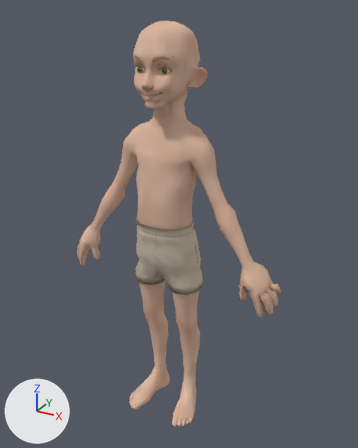
What one commit did to the Blender file tools/blend/boy.blend.
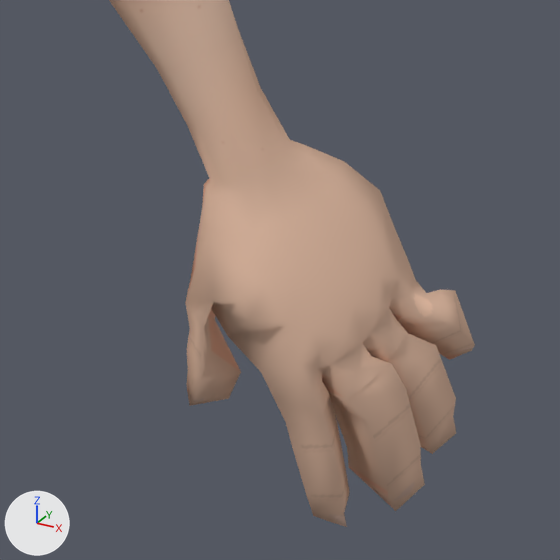
The first picture shows the older version from a 50 mm camera at (0.835, -1.438, 1.543) aimed at (0.031, 0.024, 0.812). The close-ups show the older and then the newer version on the part from 59% to 82% of the width and 54% to 72% of the height of that picture. Only the edits that show in the close-ups are written down. The lights are fixed; the arrows at lower left show +X, +Y and +Z.

The first close-up shows 'boy_body'.
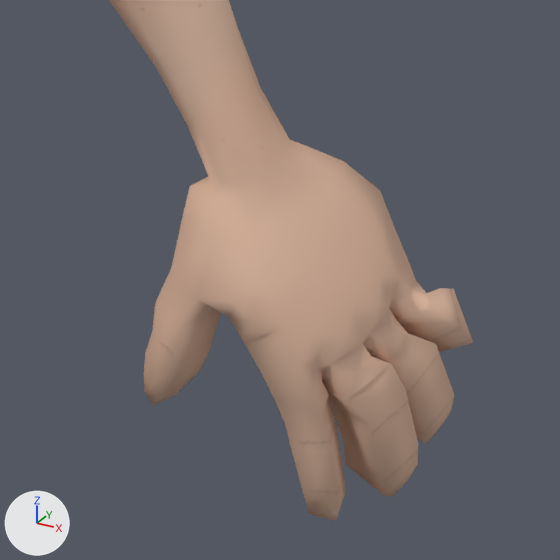
What differs and where, as boxes (x1, y1, x2, y2) in the close-ups (560 x 560 px; the box of a moved part takes in the faces that stretch with it):
```json
{"object": "boy_body", "change": "reshaped", "before": [109, 0, 475, 527], "after": [109, 0, 473, 520]}
{"part": 1, "of": "me_boy_body", "change": "moved or reshaped", "before": [185, 178, 456, 527], "after": [144, 176, 450, 496]}
```

The change, as JSON lines over the scene's bpy script:
```json
{"block": "me_boy_body", "where": "# used by ob_boy_body; location = (0.0, 0.0, 0.0)"}
{"op": "remove", "block": "me_boy_body", "code": "me_boy_body.from_pydata(...)  # 2939 vertices, 3308 faces; spans x -0.43..0.43, y -0.15..0.1, z 0.0..1.5"}
{"op": "add", "block": "me_boy_body", "code": "me_boy_body.from_pydata(...)  # 2619 vertices, 3070 faces; spans x -0.43..0.43, y -0.15..0.1, z 0.0..1.5"}
{"block": "me_boy_body", "change": "me_boy_body part 1: 21 vertices moved from x 0.3..0.43, y -0.06..0.02, z 0.56..0.73 to x 0.29..0.42, y -0.06..0.02, z 0.57..0.73; 10 vertices removed from x 0.3..0.4, y -0.05..-0.02, z 0.56..0.64; 10 vertices added at x 0.28..0.38, y -0.05..-0.04, z 0.56..0.64"}
{"block": "me_boy_body", "change": "other edits to the shape of me_boy_body do not show in these pictures"}
```
